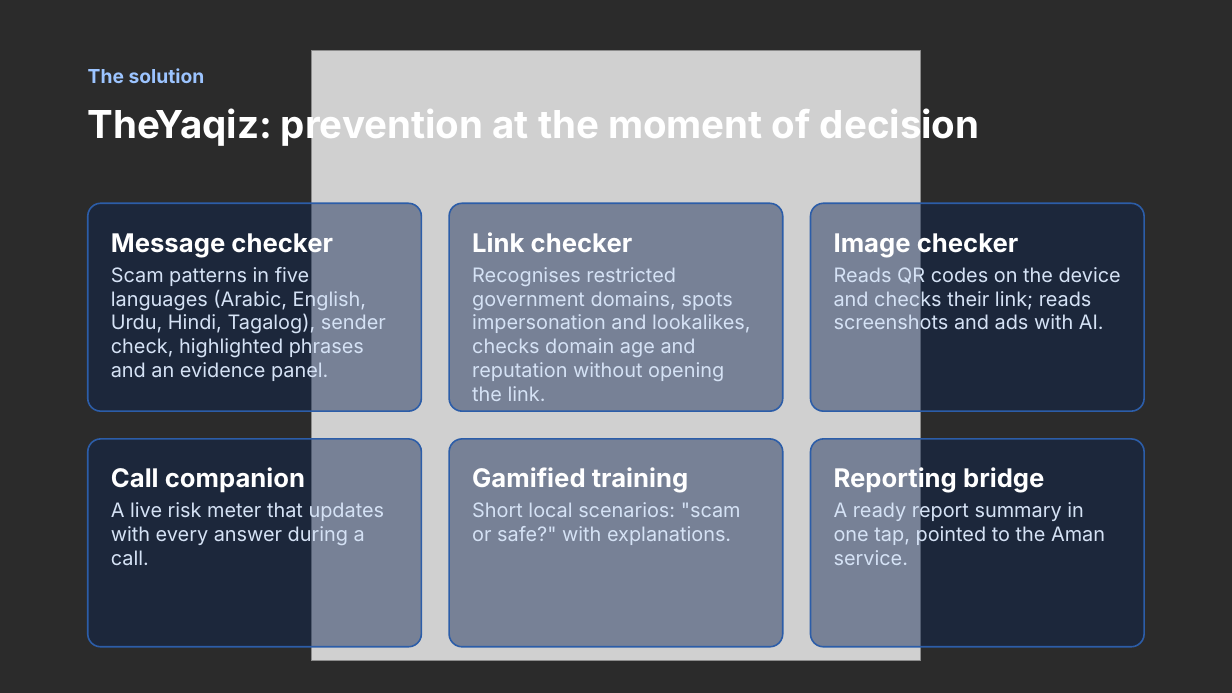
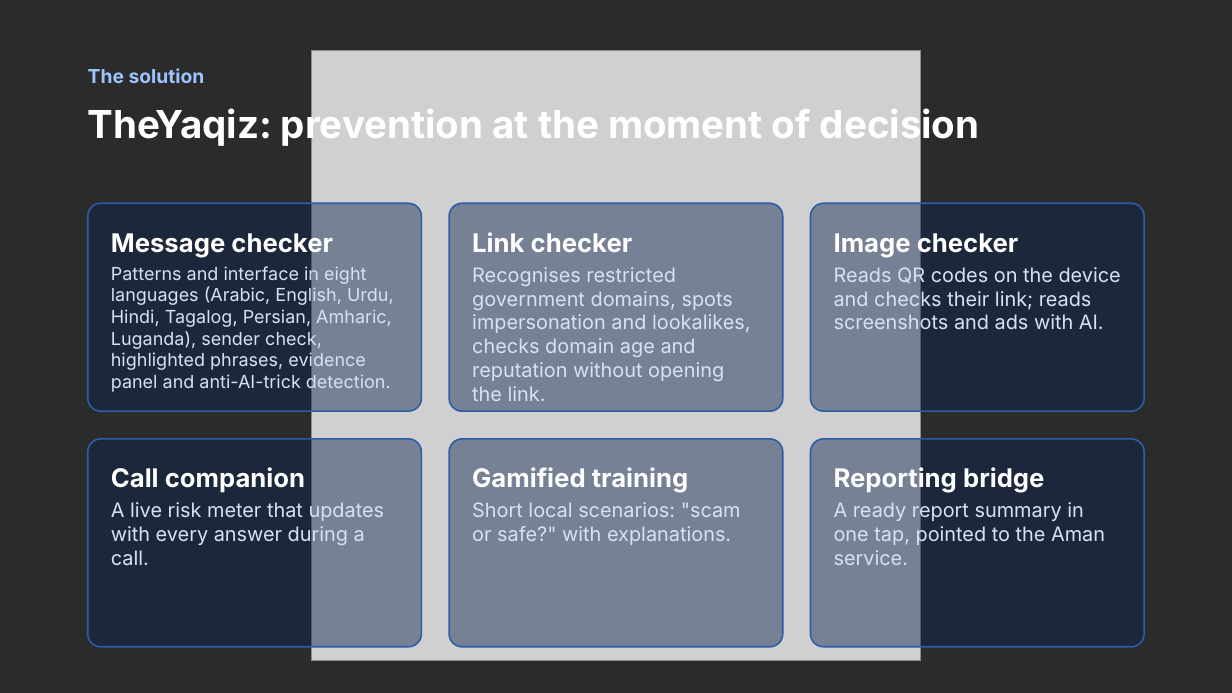
Before and after one commit to Heavy70/TheYaqiz, a slide deck: slide 5 of docs/TheYaqiz-Presentation-EN-AR.pptx. Drawn at 1232x693 pixels with LibreOffice and Linux fonts; fonts in the diff are those of the drawing; grey boxes stand for pictures; background and template pictures are left out; a plain dark background stands for a picture behind light text. Boxes give left, top, right and bottom in pixels: in the first picture for what was removed or moved away, otherwise in the second. Text is boxed around its words. In the diff, an @@ line names an element or a change of style, - is before the commit and + after.

```diff
--- a/docs/TheYaqiz-Presentation-EN-AR.pptx
+++ b/docs/TheYaqiz-Presentation-EN-AR.pptx
@@ text at (x1=111, y1=265, x2=394, y2=393): text changed; size 15.5 to 14 pt @@
-Scam patterns in five languages (Arabic, English, Urdu, Hindi, Tagalog), sender check, highlighted phrases and an evidence panel.
+Patterns and interface in eight languages (Arabic, English, Urdu, Hindi, Tagalog, Persian, Amharic, Luganda), sender check, highlighted phrases, evidence panel and anti-AI-trick detection.
```
Also in this commit, not shown: 9 other slides changed, 2 other files.
